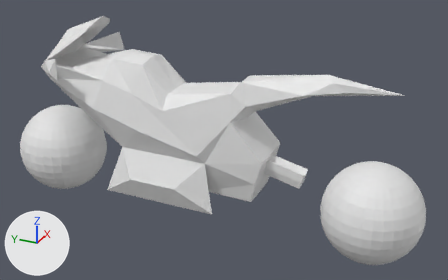
A saved change to the Blender file rider_bike.blend.
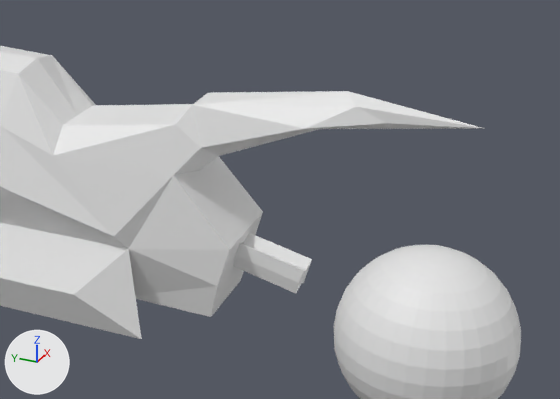
There are two pictures of each version: one whole from a 50 mm lens placed at (-6.65, -3.36, 3.92), pointed at (0.06, -0.35, 0.57), one close up on the part from 30% to 100% of the width and 8% to 89% of the height. Lighting does not change. The marker at lower left points along +X, +Y and +Z.

Objects in the first close-up: 'Bike', 'Plane'.
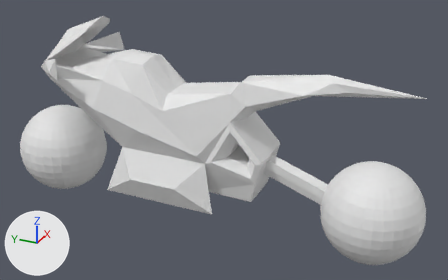
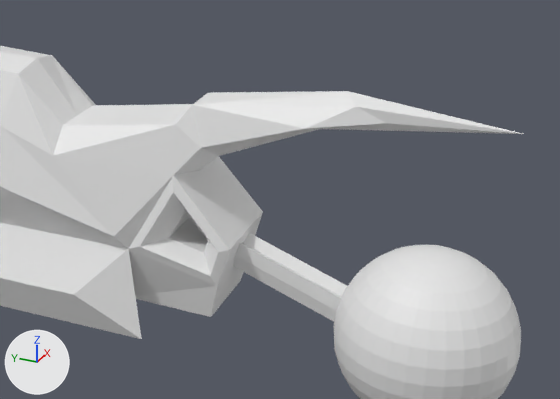
Commit message: Worked on bike

Location of each change, (x1, y1, x2, y2) in pixels of the close-ups (560 x 399 px; the box of a moved part takes in the faces that stretch with it):
```json
{"object": "Plane", "change": "reshaped", "before": [0, 46, 482, 339], "after": [0, 46, 523, 339]}
{"part": 1, "of": "me_plane_001", "change": "built on", "before": [129, 176, 312, 293], "after": [129, 176, 347, 321]}
{"part": 2, "of": "me_plane_001", "change": "moved or reshaped", "before": [306, 91, 482, 129], "after": [306, 91, 523, 134]}
```

The change, as JSON lines over the scene's bpy script:
```json
{"block": "me_plane_001", "where": "# used by ob_plane; location = (0.0, 0.0, 0.0)"}
{"block": "me_plane_001", "where": "# verts and faces of me_plane_001; kept vertices keep their numbers, new ones are numbered from 83"}
{"block": "me_plane_001", "where": "# before: 66 (0.0, -2.55, 1.54)"}
{"op": "remove", "block": "me_plane_001", "code": "me_plane_001.from_pydata(...)  # 83 vertices, 81 faces; spans x -0.8..0.0, y -2.55..2.32, z -0.2..2.04"}
{"op": "add", "block": "me_plane_001", "code": "me_plane_001.from_pydata(...)  # 95 vertices, 92 faces; spans x -0.8..0.0, y -2.79..2.32, z -0.2..2.04"}
{"block": "me_plane_001", "change": "me_plane_001 part 1"}
{"block": "me_plane_001", "change": "1 face is deleted"}
{"block": "me_plane_001", "change": "3 vertices in x -0.1..0.0, y -1.48..-1.43, z 0.16..0.36 move by (0.0, -0.65, -0.29)"}
{"block": "me_plane_001", "change": "3 vertices move from x -0.1..0.0, y -1.46..-1.44, z 0.2..0.26 to x -0.1..0.0, y -2.1..-2.09, z -0.08..-0.03"}
{"block": "me_plane_001", "change": "12 vertices are added at x -0.43..0.0, y -0.95..-0.39, z 0.33..0.9"}
{"block": "me_plane_001", "change": "12 new faces join them"}
{"block": "me_plane_001", "change": "me_plane_001 part 2"}
{"op": "add", "block": "me_plane_001", "code": "verts[66] = (0.0, -2.79, 1.54)  # moved, pixel (524, 133)"}
```
